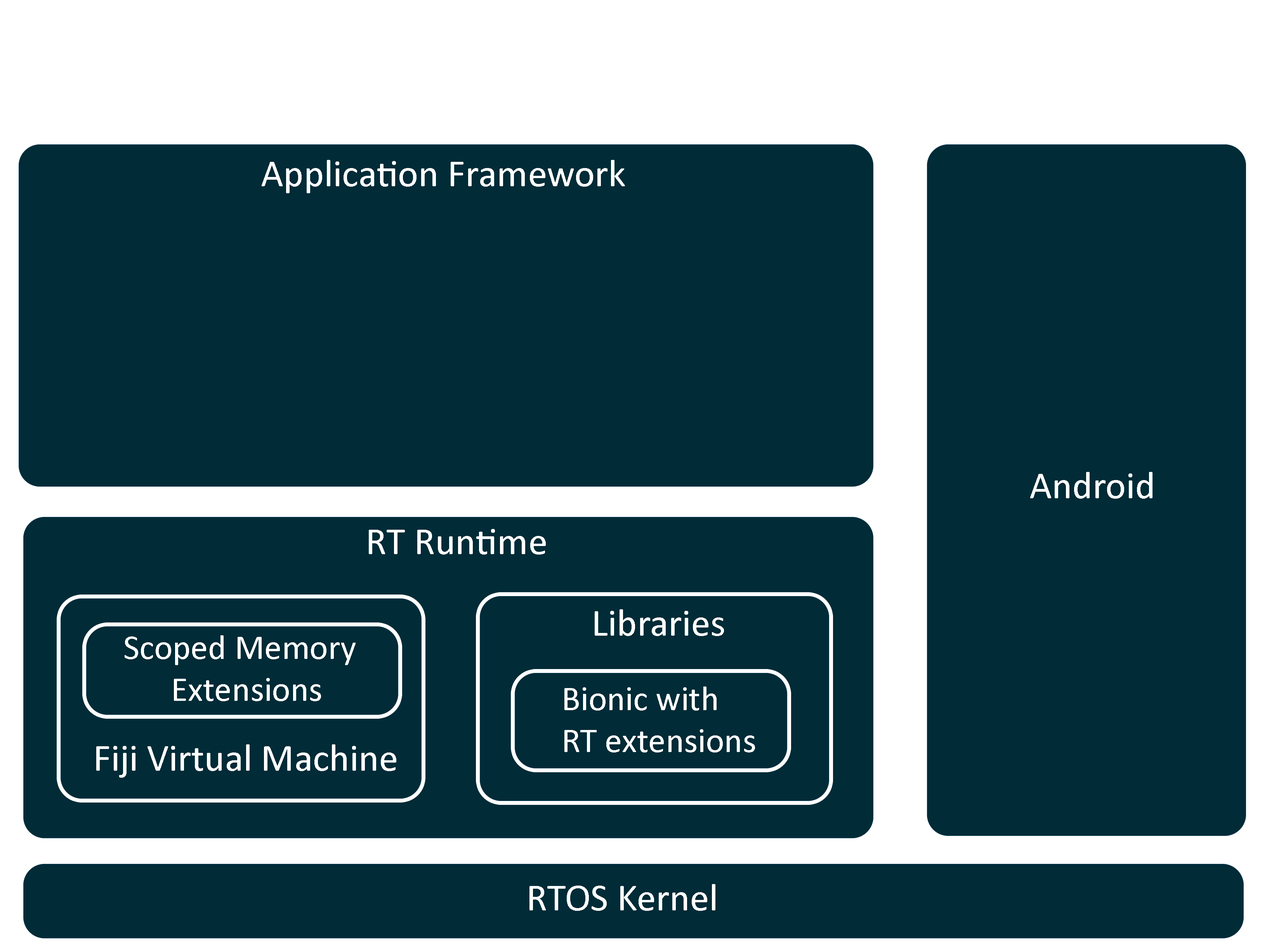
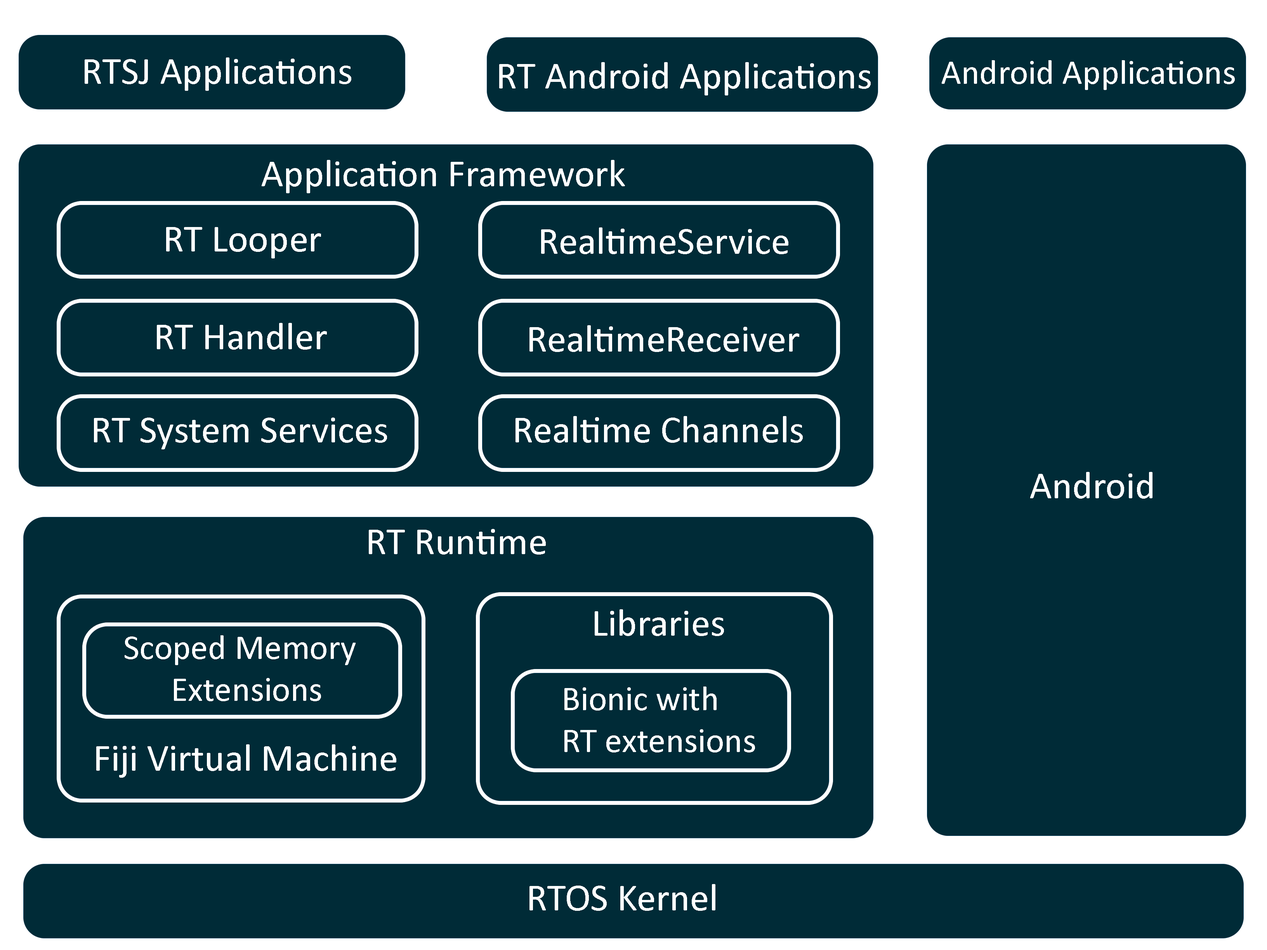
Revision of a layered 1267x950 image; what changed, layer by layer:
added layer "RT Looper" above "Android Applications" over [166, 227, 321, 259]
added layer "Android Applications" above "Rettangolo arrotondato 2" over [941, 60, 1235, 91]
added layer "Rettangolo arrotondato 2" above "RT Android Applications" over [929, 37, 1246, 110]
added layer "RT Android Applications" above "Rettangolo arrotondato 1" over [499, 62, 871, 96]
added layer "Rettangolo arrotondato 1" above "RTSJ Applications" over [486, 37, 878, 112]
added layer "RTSJ Applications" above "R RTSJ" over [84, 57, 352, 91]
added layer "R RTSJ" above "RealtimeService" over [18, 34, 406, 110]
added layer "RealtimeService" above "R L copia" over [540, 227, 789, 255]
added layer "R L copia" above "RealtimeReceiver" over [481, 204, 836, 275]
added layer "RealtimeReceiver" above "R H copia" over [529, 325, 800, 352]
added layer "R H copia" above "Realtime Channels" over [481, 302, 836, 373]
added layer "Realtime Channels" above "R SS copia" over [515, 416, 803, 443]
added layer "R SS copia" above "R L" over [481, 398, 836, 469]
added layer "R L" above "RT Handler" over [60, 204, 415, 275]
added layer "RT Handler" above "R H" over [156, 322, 327, 350]
added layer "R H" above "RT System Services" over [60, 302, 415, 373]
added layer "RT System Services" above "R SS" over [93, 417, 387, 450]
added layer "R SS" above "Application Framework" over [60, 398, 415, 469]
